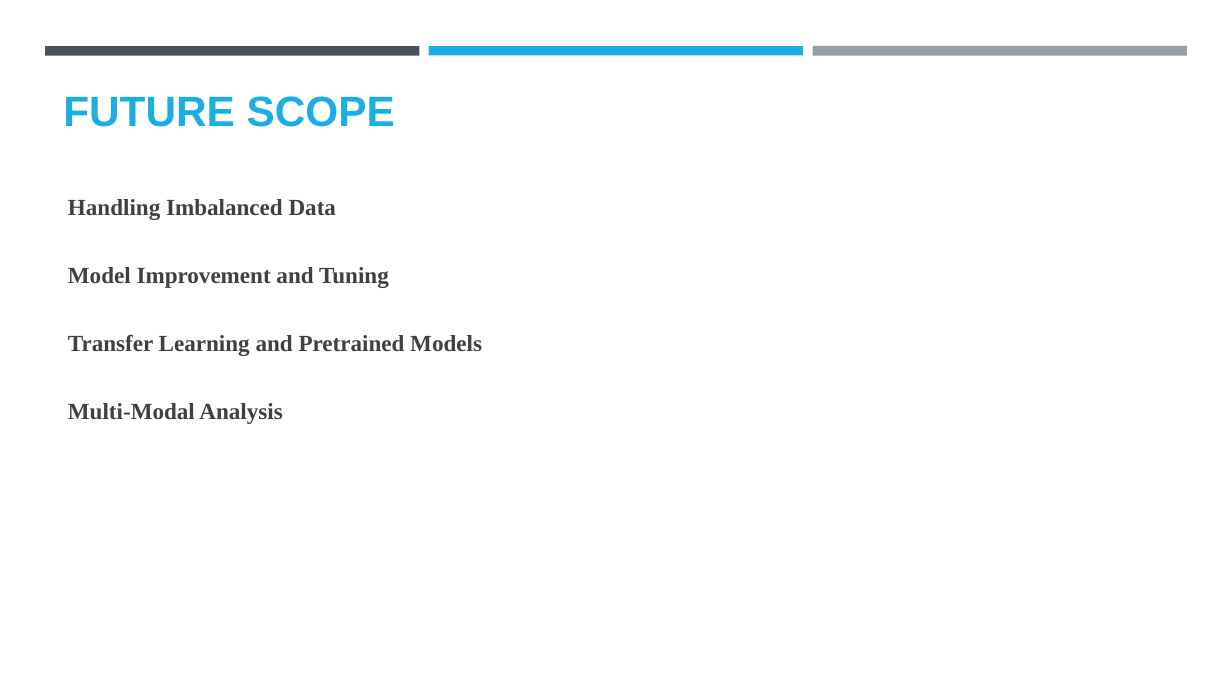
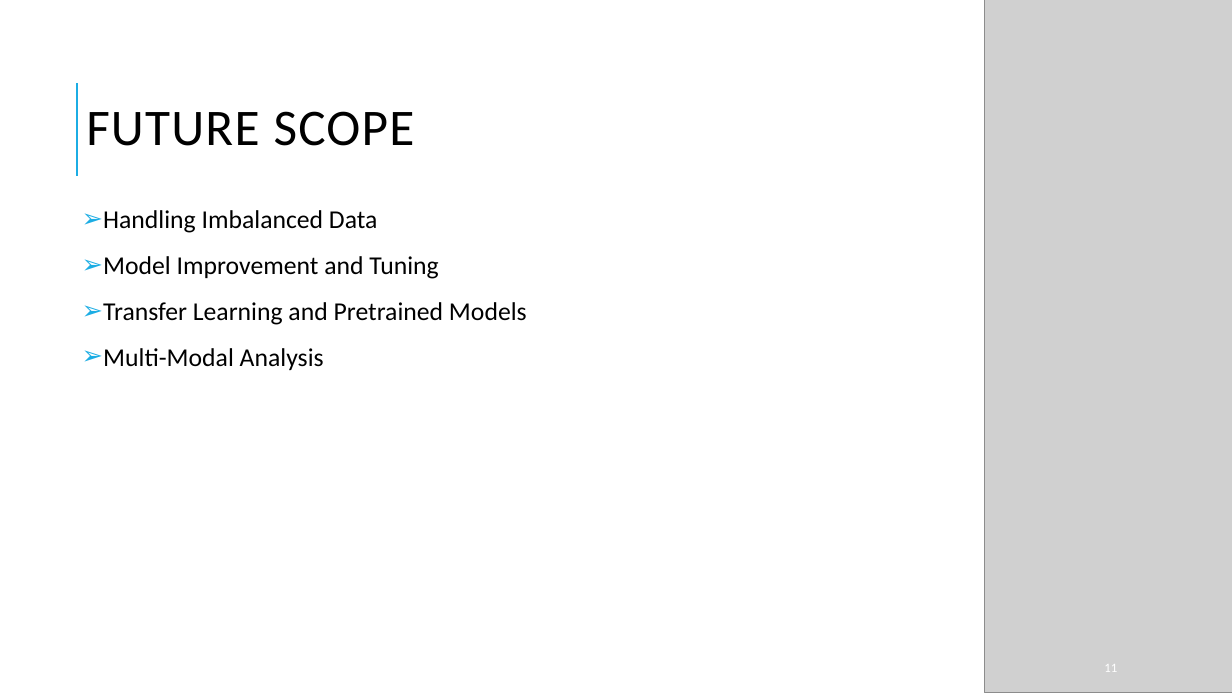
Before and after one commit to kalairehoboth/My-project, a slide deck: slide 11 of Capstone project.pptx. Drawn at 1232x693 pixels with LibreOffice and Linux fonts; fonts in the diff are those of the drawing; grey boxes stand for pictures; background and template pictures are left out. Boxes give left, top, right and bottom in pixels: in the first picture for what was removed or moved away, otherwise in the second. Text is boxed around its words. In the diff, an @@ line names an element or a change of style, - is before the commit and + after.

```diff
--- a/Capstone project.pptx
+++ b/Capstone project.pptx
@@ rectangle added at box(0, 0, 763, 693), fill #FFFFFF at 90% opacity @@
@@ picture added at box(985, 0, 1232, 693) @@
@@ rectangle removed at box(45, 46, 420, 55) @@
@@ rectangle removed at box(429, 46, 803, 55) @@
@@ rectangle removed at box(812, 46, 1187, 56) @@
@@ title "FUTURE SCOPE": place and size @@
-title "FUTURE SCOPE" at box(63, 96, 395, 127)
+title "FUTURE SCOPE" at box(86, 111, 415, 146)
@@ title "FUTURE SCOPE" at box(86, 111, 415, 146): size 33 to 40 pt, font Arial to Calibri, text colour #1CADE4 to #000000, letter spacing 0 to 1 pt, bold off; vertical alignment bottom to middle @@
@@ line added from (77, 176) to (77, 83), #1CADE4 1.5 pt @@
@@ text "Handling Imbalanced Data": place and size @@
-text "Handling Imbalanced Data" at box(68, 199, 482, 424)
+text "Handling Imbalanced Data" at box(103, 210, 527, 370)
@@ text "Handling Imbalanced Data" at box(103, 210, 527, 370): size 18 to 20 pt, font Times New Roman to Calibri, text colour #404040 to #000000, bold off; bullet none to ➢; line spacing 2 to 0.9; more space between paragraphs; vertical alignment middle to top @@
@@ page number added at box(1104, 664, 1117, 672), 10 pt, text #FFFFFF @@
+11
```
Also in this commit, not shown: 10 other slides changed, 2 slides added, 2 slides removed.
